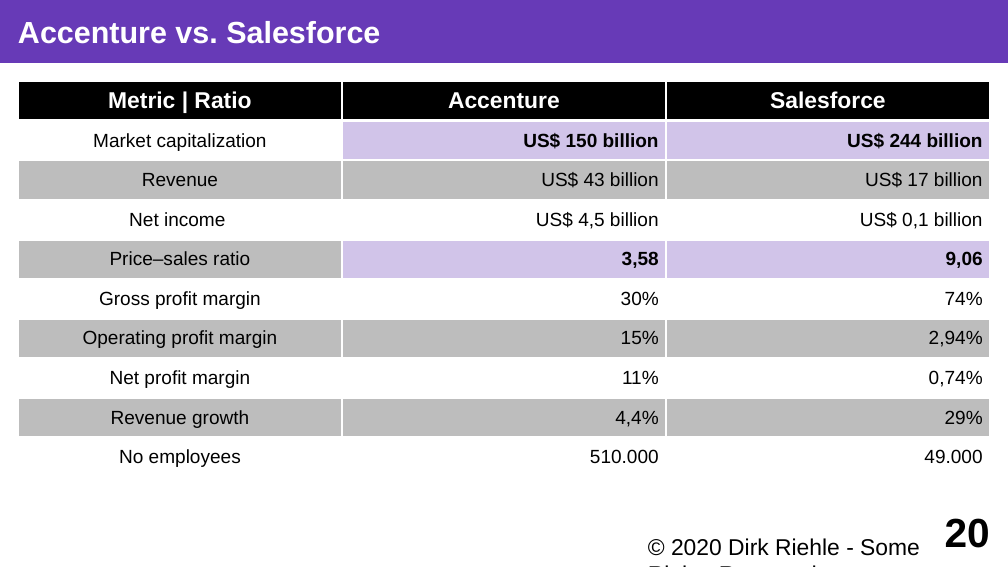
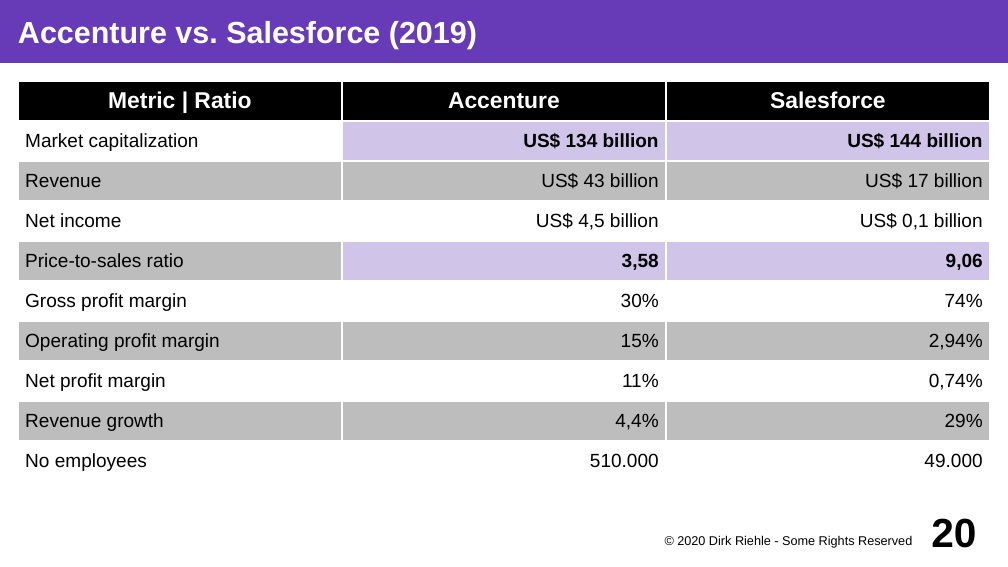
Before and after one commit to dirkriehle/coss-course, a slide deck: slide 20 of Lecture slides/COSS B03 - Software Vendors.odp. Drawn at 1008x567 pixels with LibreOffice and Linux fonts; fonts in the diff are those of the drawing. Boxes give left, top, right and bottom in pixels: in the first picture for what was removed or moved away, otherwise in the second. Text is boxed around its words. In the diff, an @@ line names an element or a change of style, - is before the commit and + after.

```diff
--- a/Lecture slides/COSS B03 - Software Vendors.odp
+++ b/Lecture slides/COSS B03 - Software Vendors.odp
@@ title at <box>18,21,477,49</box>: text changed @@
-Accenture vs. Salesforce
+Accenture vs. Salesforce (2019)
@@ table at <box>18,81,990,482</box> @@
-row 2, column 2: US$ 150 billion
+row 2, column 2: US$ 134 billion
-row 2, column 3: US$ 244 billion
+row 2, column 3: US$ 144 billion
-row 5, column 1: Price–sales ratio
+row 5, column 1: Price-to-sales ratio
@@ alignment centre to left @@
@@ text "© 2020 Dirk Riehle - ..." at <box>677,535,912,548</box>: size 18 to 10 pt; alignment left to right @@
```
Also in this commit, not shown: 1 other slide changed, 1 other file.
